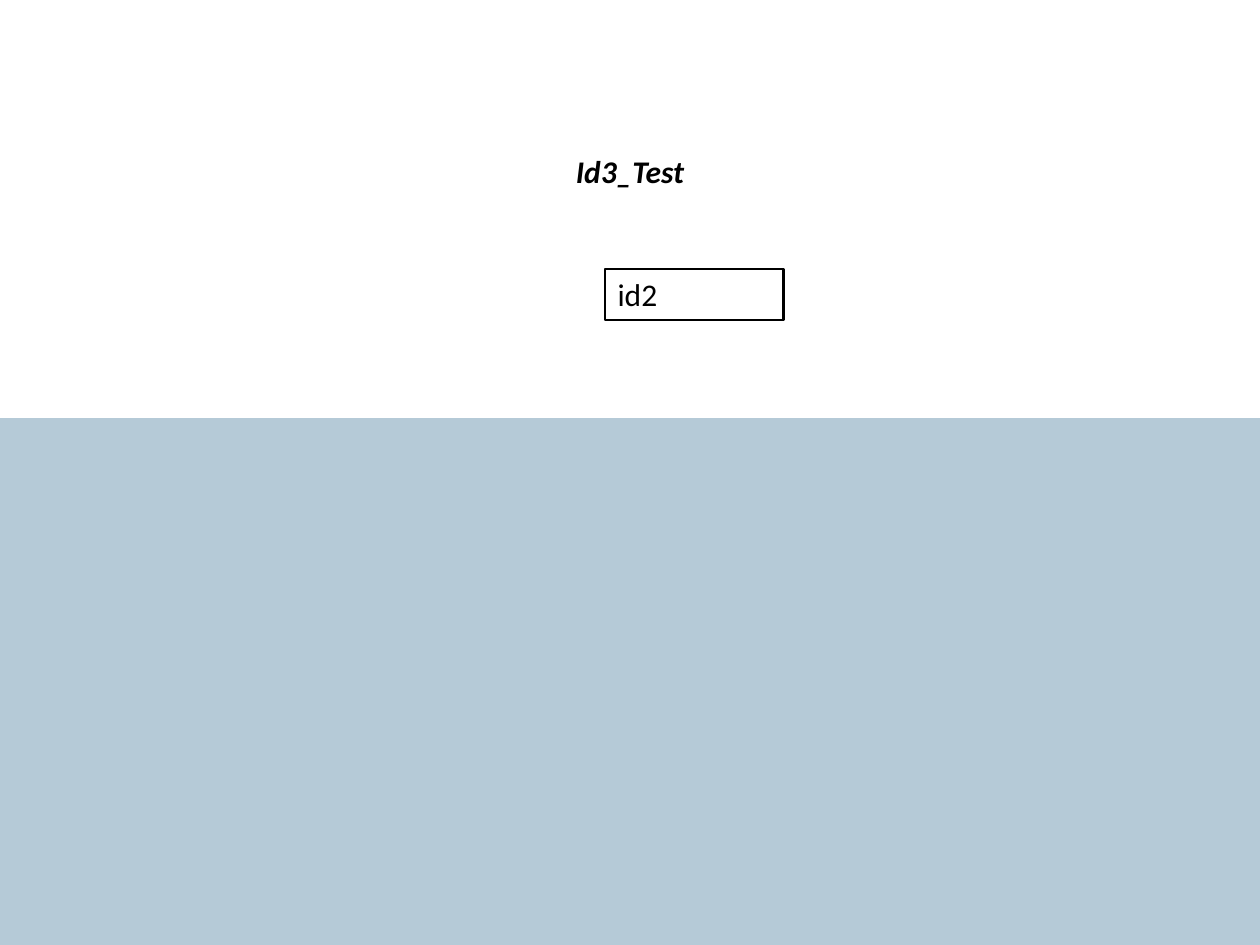
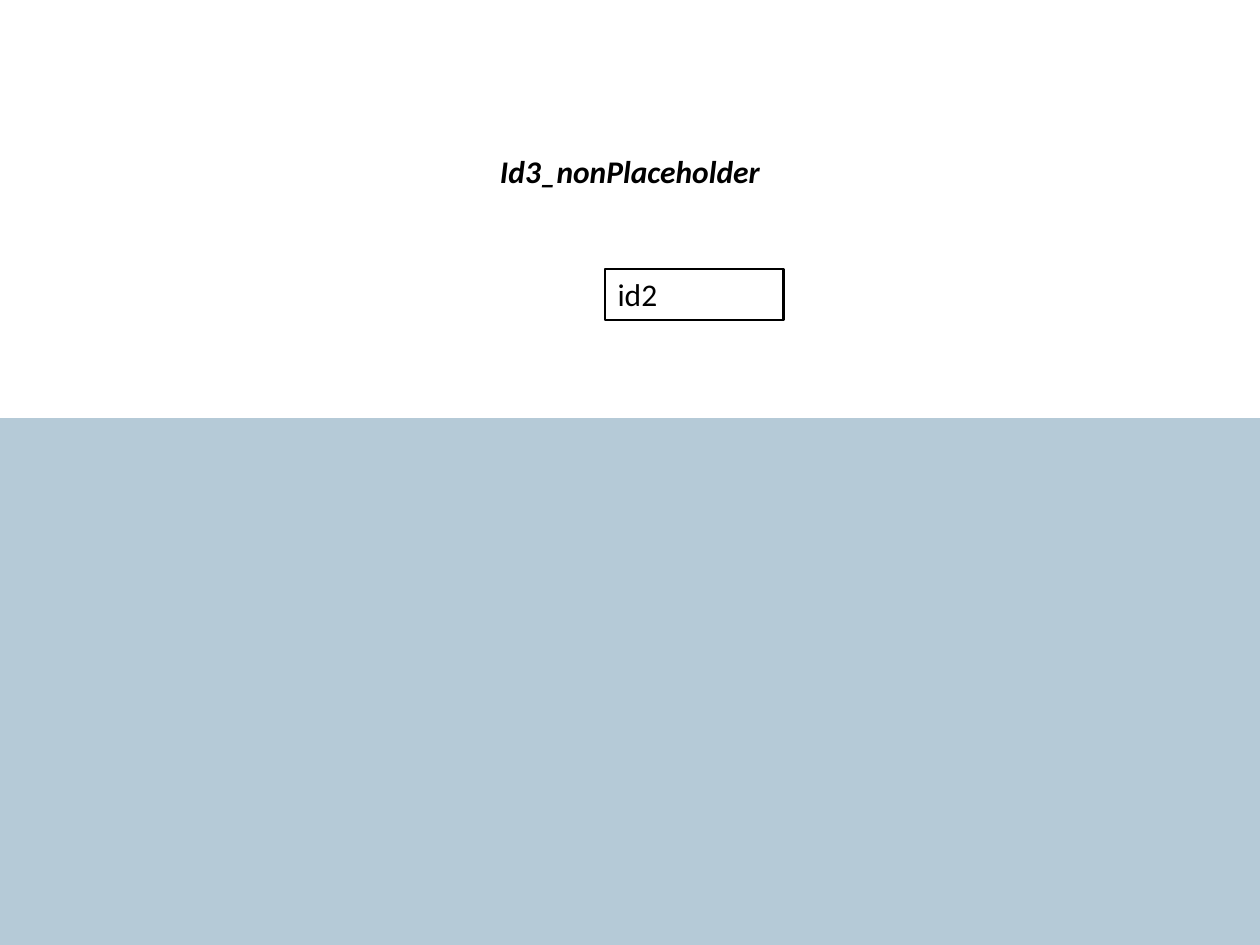
Before and after one commit to ShapeCrawler/ShapeCrawler, a slide deck: slide 1 of ShapeCrawler.Tests.Unit/Resource/020.pptx. Drawn at 1260x945 pixels with LibreOffice and Linux fonts; fonts in the diff are those of the drawing. Boxes give left, top, right and bottom in pixels: in the first picture for what was removed or moved away, otherwise in the second. Text is boxed around its words. In the diff, an @@ line names an element or a change of style, - is before the commit and + after.

```diff
--- a/ShapeCrawler.Tests.Unit/Resource/020.pptx
+++ b/ShapeCrawler.Tests.Unit/Resource/020.pptx
@@ text in rectangle at <box>500,161,760,188</box>: text changed @@
-Id3_Test
+Id3_nonPlaceholder
```
Also in this commit, not shown: 17 other files.
